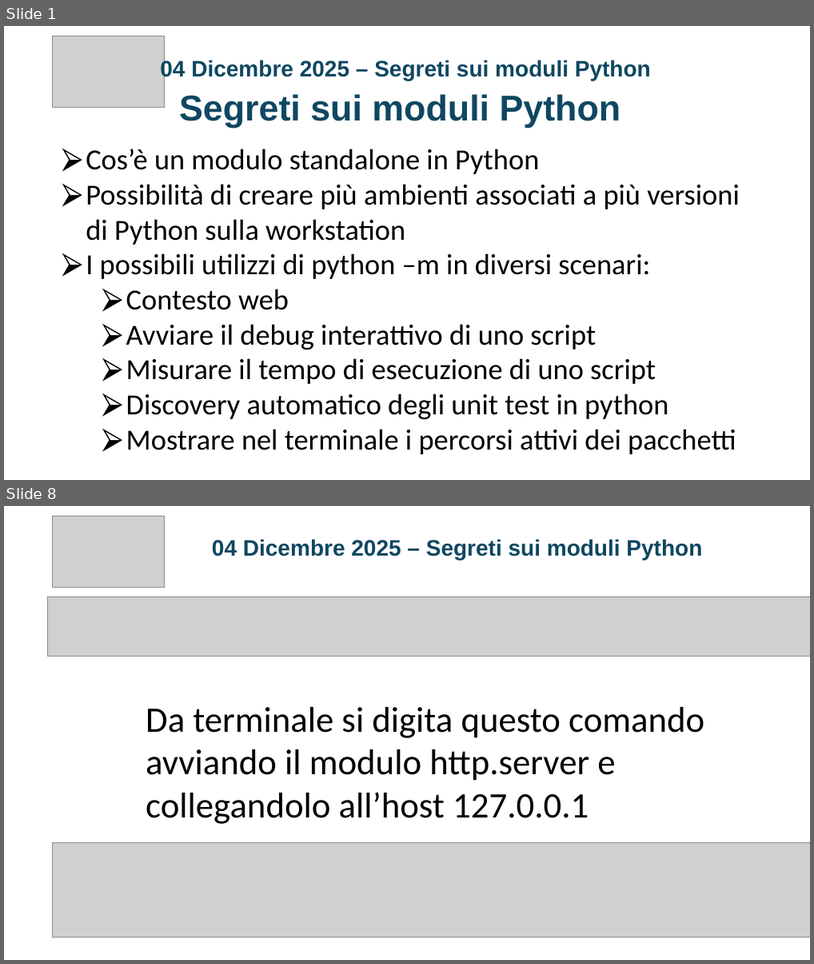
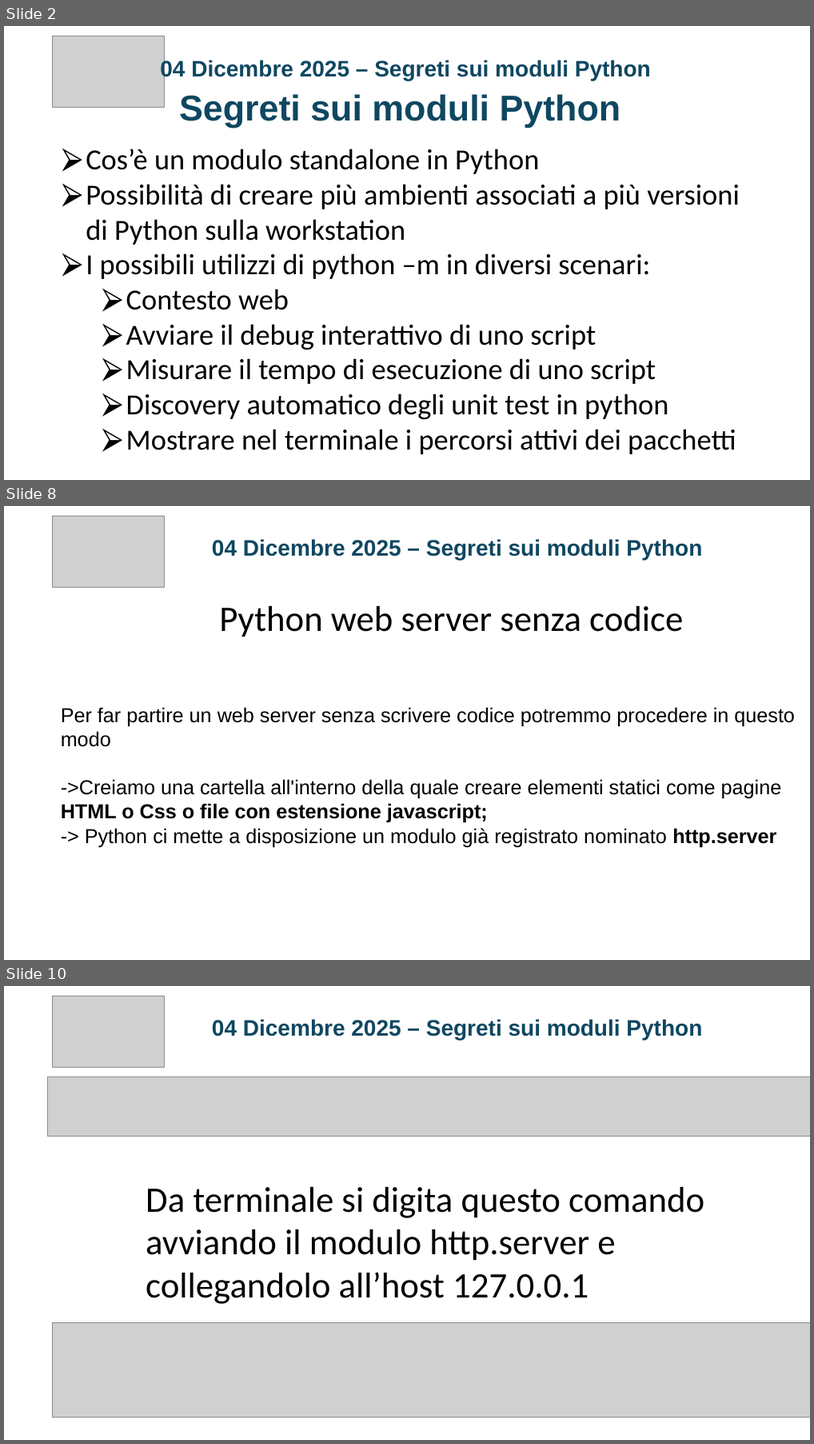
Before and after one commit to jobFrancoNet/segretiModulePython, a slide deck: SEGRETI_MODULI_PYTHON_FINALSLIDE.pptx. Shown one above the other, each under a label of ours: slides 1 and 8 before the commit, slides 2, 8 and 10 after it; the slides between them are not shown. The pictures are 814x964 and 814x1444 pixels, drawn with LibreOffice and Linux fonts; fonts in the diff are those of the drawing; grey boxes stand for pictures. Boxes give left, top, right and bottom in pixels: in the first picture for what was removed or moved away, otherwise in the second. Text is boxed around its words. In the diff, an @@ line names an element or a change of style, - is before the commit and + after.

```diff
--- a/SEGRETI_MODULI_PYTHON_FINALSLIDE.pptx
+++ b/SEGRETI_MODULI_PYTHON_FINALSLIDE.pptx
@@ slide 8 added at [4, 506, 810, 960], background #FFFFFF @@
@@ picture added at [52, 516, 165, 588] @@
@@ text added at [212, 539, 702, 560], 20 pt, text #0F4761, bold @@
+04 Dicembre 2025 – Segreti sui moduli Python
@@ text added at [219, 606, 683, 637], 32 pt, text #000000 @@
+Python web server senza codice
@@ text added at [61, 707, 795, 847], 18 pt, text #000000 @@
+Per far partire un web server senza scrivere codice potremmo procedere in questo modo
+->Creiamo una cartella all'interno della quale creare elementi statici come pagine HTML o Css o file con estensione javascript;
+-> Python ci mette a disposizione un modulo già registrato nominato http.server
@@ what was slide 1 is now slide 2 @@
@@ what was slide 8 is now slide 10 @@
```
Also in this commit, not shown: 12 slides changed, 14 other slides added, 6 slides removed, 29 other files.
